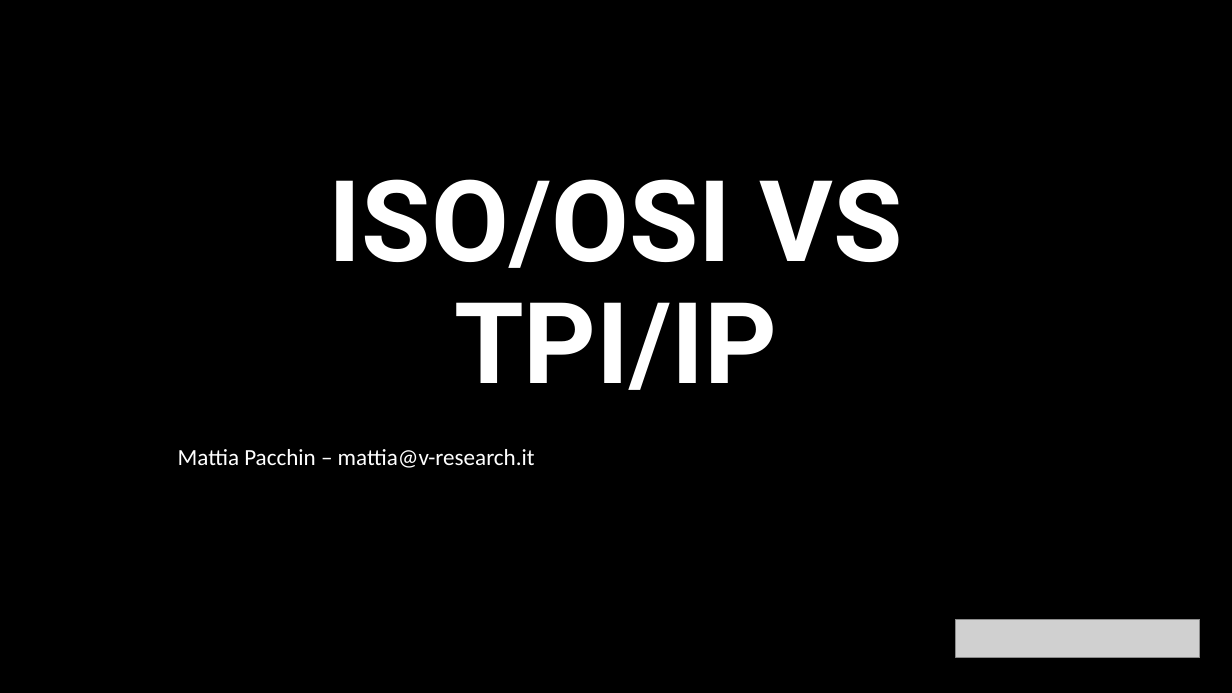
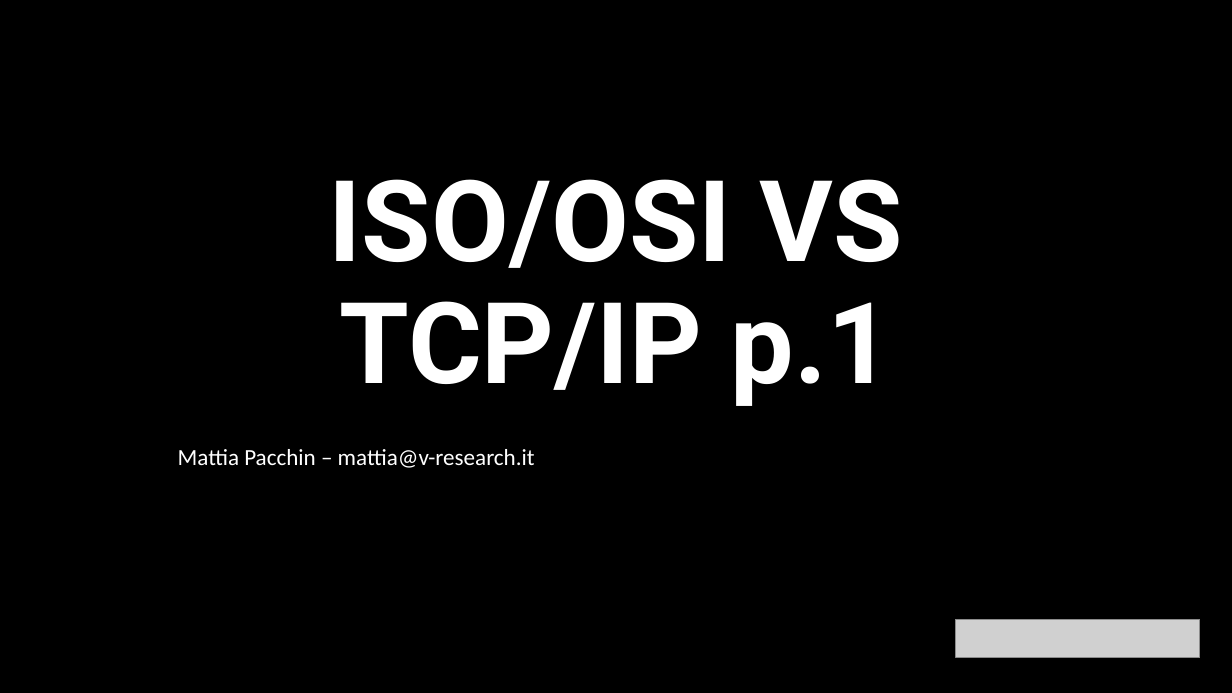
Before and after one commit to v-research/edu, a slide deck: slide 1 of network_introduction_2022/material/isoosi_tcpip_1.pptx. Drawn at 1232x693 pixels with LibreOffice and Linux fonts; fonts in the diff are those of the drawing; grey boxes stand for pictures. Boxes give left, top, right and bottom in pixels: in the first picture for what was removed or moved away, otherwise in the second. Text is boxed around its words. In the diff, an @@ line names an element or a change of style, - is before the commit and + after.

```diff
--- a/network_introduction_2022/material/isoosi_tcpip_1.pptx
+++ b/network_introduction_2022/material/isoosi_tcpip_1.pptx
@@ title at box(329, 179, 902, 406): text changed @@
-ISO/OSI VS TPI/IP
+ISO/OSI VS TCP/IP p.1
```
Also in this commit, not shown: 2 other slides changed, 5 other files.
